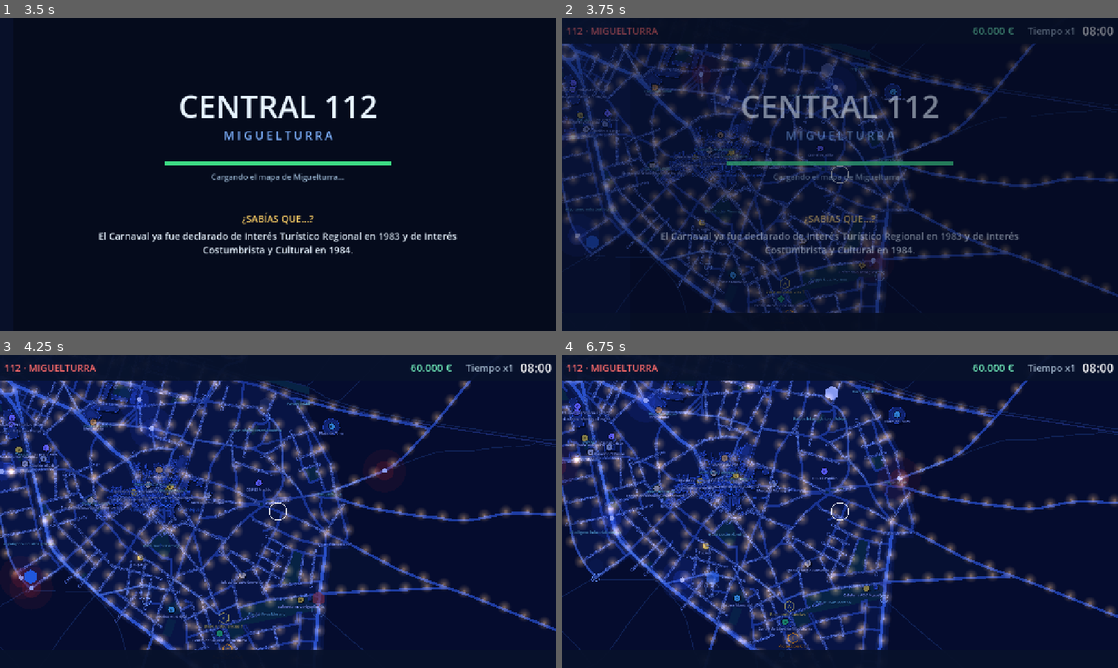
Above: before the commit, frames 1-4 (two rows, left to right).
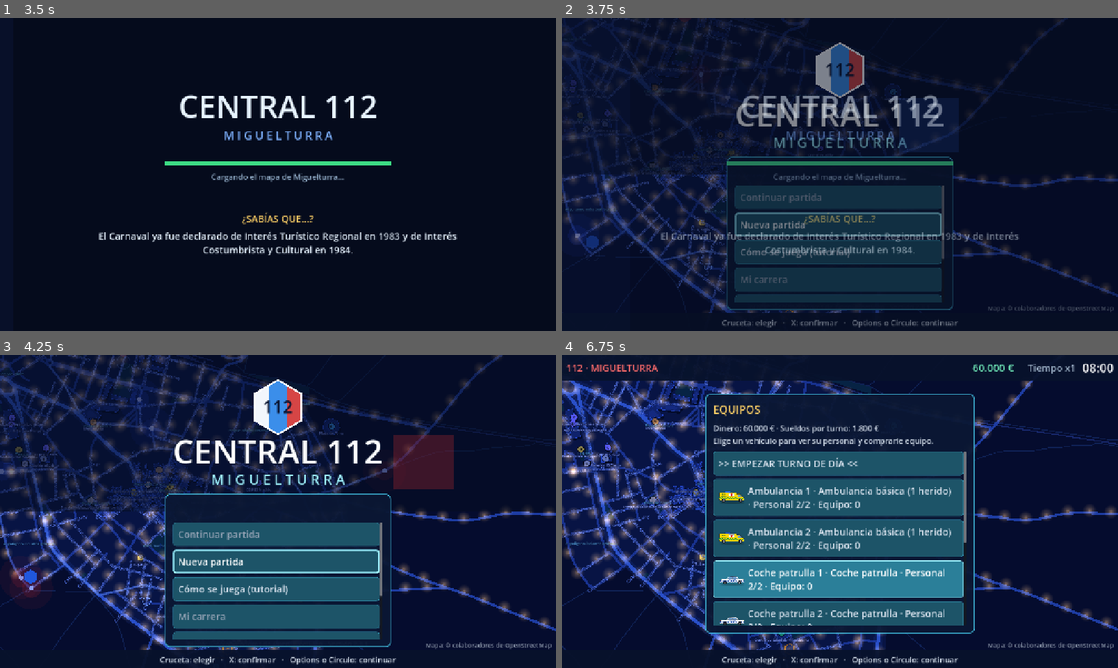
Above: after the commit, the same moments.

Repository: Albatrox799/112-central
Game: Godot game, scene res://scenes/main/main.tscn
The game is run twice, just before and just after one commit, with the same random seed, the same clock (stepped at 60 frames per second) and the same inputs.
Inputs (mouse positions are in pixels of both pictures, inside the frame that each line leads up to):
- Up to frame 1 (3.5 s): click (278, 196) at 0.5 s, where only the run after the commit has a clickable "Continuar partida"; click (278, 224) at 1.25 s, where only the run after the commit has a clickable "Nueva partida"; click (278, 280) at 2 s, where only the run after the commit has a clickable "Mi carrera"; click (278, 252) at 2.75 s, where only the run after the commit has a clickable "Cómo se juega (tutorial)"
- Up to frame 2 (3.75 s): click (840, 305) at 3.5 s, where only the run after the commit has a clickable "Opciones"
- Up to frame 3 (4.25 s): no input
- Up to frame 4 (6.75 s): tap Enter (seleccionar) at 4.25 s; move the mouse to (962, 495) at 4.27 s; hold D (mover_derecha) 4.28-5.03 s; hold C (abrir_comisaria) 4.28-5.03 s; click (962, 495) at 4.42 s; tap Space at 4.52 s; move the mouse to (728, 527) at 5.02 s; hold S (mover_abajo) 5.03-5.78 s; tap E (abrir_emergencias) at 5.1 s; move the mouse to (895, 442) at 5.77 s; hold D (mover_derecha) 5.78-6.53 s; hold U (abrir_unidades) 5.78-6.53 s; move the mouse to (812, 574) at 6.52 s; hold W (mover_arriba) from 6.53 s (still down); tap Q (categoria_anterior) at 6.6 s; click (812, 574) at 6.67 s

Frame 1 is identical in both runs. In frame 2, 21% of the frame differs, in the area x 0-100%, y 0-99%; in frame 3, 35%; in frame 4, 47%, in the area x 0-100%, y 8-99%.
Error before the commit: Parse Error: Cannot infer the type of "encendida" variable because the value doesn't have a set type. (res://scripts/interface/vista_lugar.gd:1464)

Commit message:
Add files via upload

Diff:
--- a/project.godot
+++ b/project.godot
@@ -7,7 +7,7 @@
 
 config/name="Central 112 - Ciudad Real"
 config/description="Prototipo Fase 1: simulador de central de emergencias"
-config/version="2.3"
+config/version="2.3.1"
 run/main_scene="res://scenes/main/main.tscn"
 config/features=PackedStringArray("4.3", "GL Compatibility")
 config/quit_on_go_back=false
--- a/scripts/interface/hud.gd
+++ b/scripts/interface/hud.gd
@@ -177,7 +177,7 @@
 	var x := fmod(_t_portada * 260.0, ANCHO + 400.0) - 200.0
 	var col := Color(1, 0.2, 0.2, 0.22) if int(_t_portada * 2.0) % 2 == 0 else Color(0.2, 0.45, 1.0, 0.22)
 	portada.draw_rect(Rect2(x, 185, 140, 125), col)
-	portada.draw_string(f, Vector2(0, ALTO - 50), "Mapa: © colaboradores de OpenStreetMap · Versión 2.3", HORIZONTAL_ALIGNMENT_CENTER, ANCHO, 15, Color(0.75, 0.82, 0.9, 0.7))
+	portada.draw_string(f, Vector2(0, ALTO - 50), "Mapa: © colaboradores de OpenStreetMap · Versión 2.3.1", HORIZONTAL_ALIGNMENT_CENTER, ANCHO, 15, Color(0.75, 0.82, 0.9, 0.7))
 
 
 # ---------------------------------------------------------------- PANTALLA DE CARGA
--- a/scripts/interface/vista_lugar.gd
+++ b/scripts/interface/vista_lugar.gd
@@ -1461,10 +1461,10 @@
 				var pl := zona.position + Vector2(zona.size.x * l.x, zona.size.y * l.y)
 				var turno := int(_t * 6.0) % 2 == 0
 				for k in [-1.0, 1.0]:
-					var encendida := (k < 0.0) == turno
-					draw_circle(pl + Vector2(k * 4.0, 0), 10.0 if encendida else 5.0, Color(0.25, 0.5, 1.0, 0.35 if encendida else 0.12))
+					var encendida: bool = (float(k) < 0.0) == turno
+					draw_circle(pl + Vector2(float(k) * 4.0, 0), 10.0 if encendida else 5.0, Color(0.25, 0.5, 1.0, 0.35 if encendida else 0.12))
 					if encendida:
-						draw_circle(pl + Vector2(k * 4.0, 0), 2.6, Color(0.8, 0.9, 1.0))
+						draw_circle(pl + Vector2(float(k) * 4.0, 0), 2.6, Color(0.8, 0.9, 1.0))
 			draw_set_transform(Vector2.ZERO, 0.0, Vector2.ONE)
 			return
 	if tipo in ["camuflado", "canina", "vir", "moto_sanitaria", "moto", "pma", "guardia_civil", "ume", "heli_sanitario", "heli_policia", "heli_bomberos"]:
Not shown, changed: LEEME_INSTRUCCIONES.md
